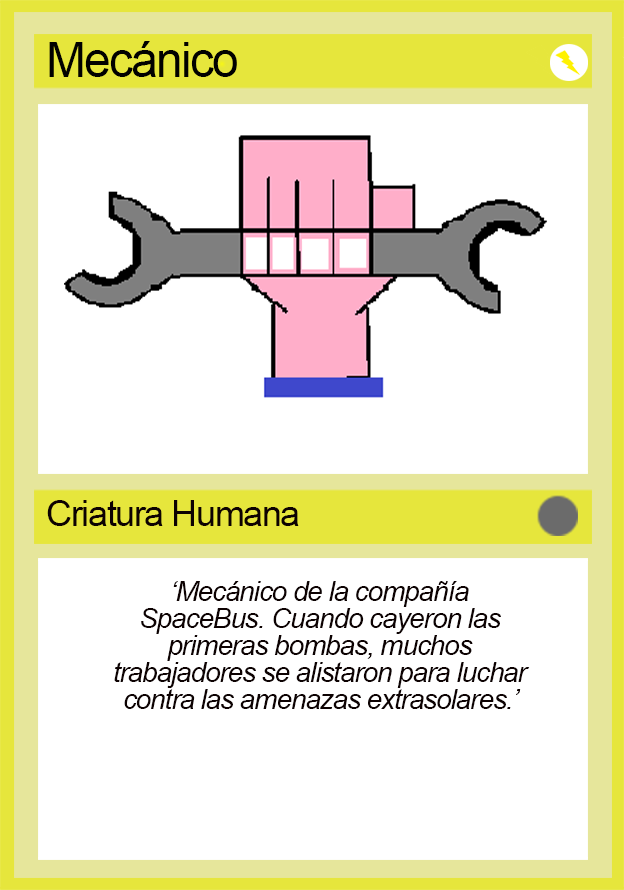
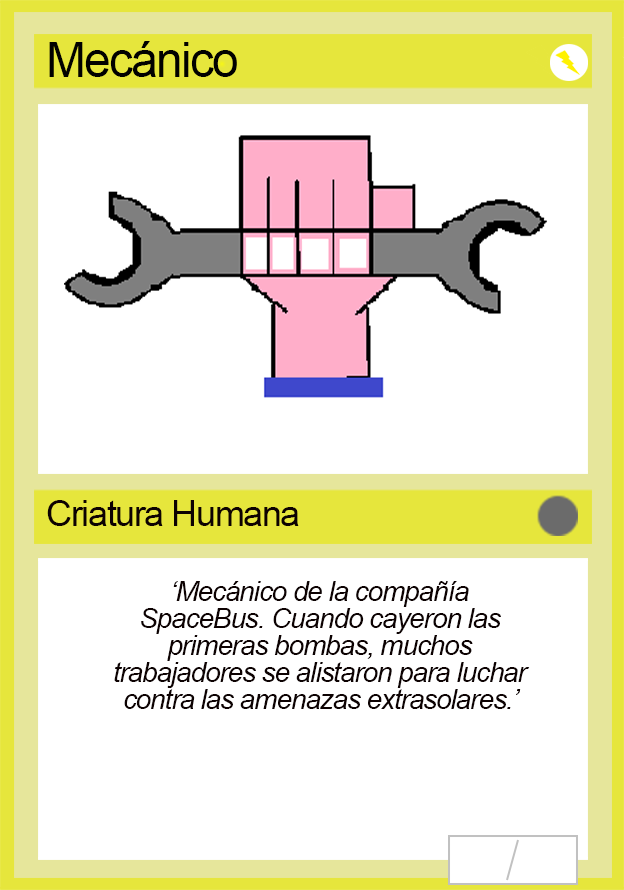
Two versions of the same layered image (624x890). Layer-by-layer changes:
added layer "Stats" above "Mecánico" over [448, 835, 578, 885]
